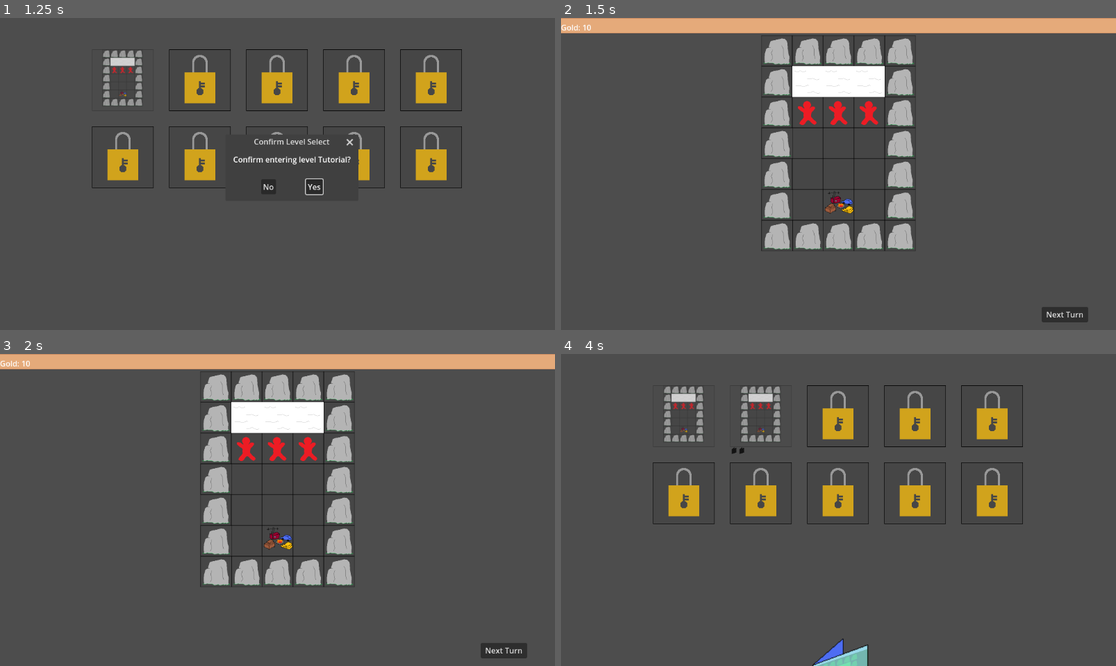
Above: before the commit, frames 1-4 (two rows, left to right).
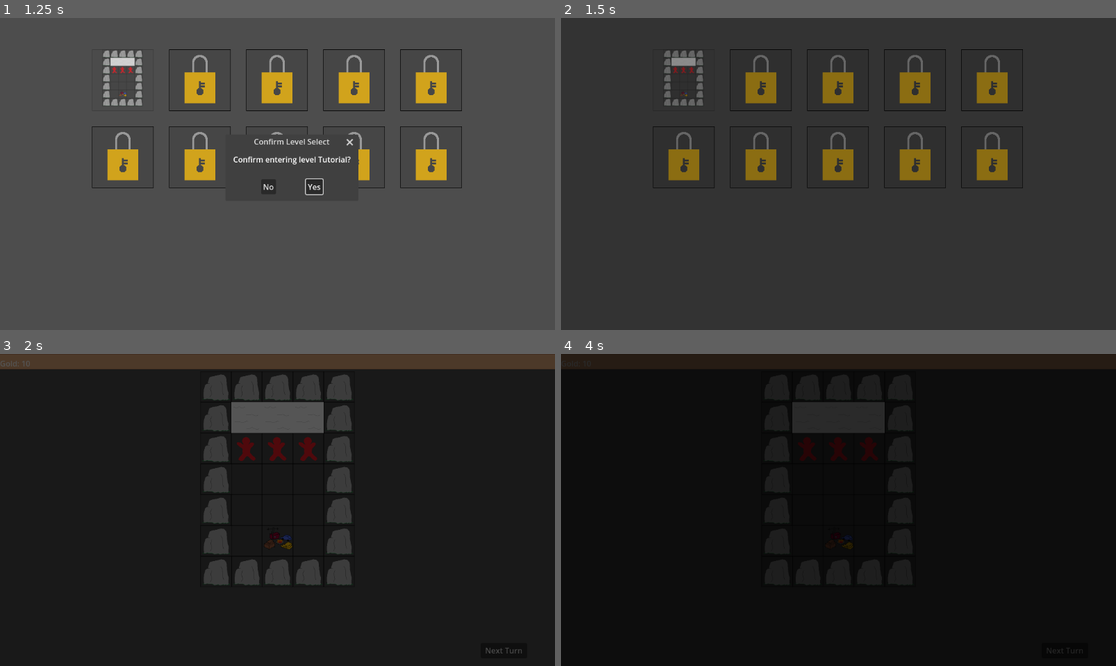
Above: after the commit, the same moments.

Repository: Wayl123/CardPuzzleGame
Game: Godot game, scene res://scene/scene_switcher.tscn
Same seed, same stepped clock (60 frames per second), same inputs: the game is played once before the commit and once after it.
Inputs (mouse positions are in pixels of both pictures, inside the frame that each line leads up to):
- Up to frame 1 (1.25 s): click (122, 80) at 0.5 s
- Up to frame 2 (1.5 s): click "Yes" at 1.25 s
- Up to frame 3 (2 s): no input
- Up to frame 4 (4 s): click "Next Turn" at 2 s; click "Next Turn" at 2.75 s; click (838, 416) at 3.5 s

Frame 1 is identical in both runs. In frame 2, 90% of the frame differs, in the area x 0-100%, y 0-100%; in frame 3, 100%; in frame 4, 99%.

Commit message:
Scene transition animation #35

Diff:
--- a/scene/scene_switcher.tscn
+++ b/scene/scene_switcher.tscn
@@ -1,6 +1,62 @@
-[gd_scene load_steps=2 format=3 uid="uid://bcbny1vrdque5"]
+[gd_scene load_steps=5 format=3 uid="uid://bcbny1vrdque5"]
 
 [ext_resource type="Script" path="res://scripts/SceneSwitcher.gd" id="1_jgvvp"]
 
+[sub_resource type="Animation" id="Animation_xopm7"]
+length = 0.001
+
+[sub_resource type="Animation" id="Animation_r7qjx"]
+resource_name = "fade_in"
+tracks/0/type = "value"
+tracks/0/imported = false
+tracks/0/enabled = true
+tracks/0/path = NodePath("CanvasLayer/ColorRect:color")
+tracks/0/interp = 1
+tracks/0/loop_wrap = true
+tracks/0/keys = {
+"times": PackedFloat32Array(0, 0.5, 1),
+"transitions": PackedFloat32Array(1, 1, 1),
+"update": 0,
+"values": [Color(0, 0, 0, 0), Color(0, 0, 0, 1), Color(0, 0, 0, 0)]
+}
+tracks/1/type = "method"
+tracks/1/imported = false
+tracks/1/enabled = true
+tracks/1/path = NodePath(".")
+tracks/1/interp = 1
+tracks/1/loop_wrap = true
+tracks/1/keys = {
+"times": PackedFloat32Array(0.5),
+"transitions": PackedFloat32Array(1),
+"values": [{
+"args": [],
+"method": &"_set_current_scene"
+}]
+}
+
+[sub_resource type="AnimationLibrary" id="AnimationLibrary_o6ncn"]
+_data = {
+"RESET": SubResource("Animation_xopm7"),
+"transition_fade": SubResource("Animation_r7qjx")
+}
+
 [node name="SceneSwitcher" type="Node" groups=["GlobalData"]]
 script = ExtResource("1_jgvvp")
+
+[node name="CanvasLayer" type="CanvasLayer" parent="."]
+layer = 2
+
+[node name="ColorRect" type="ColorRect" parent="CanvasLayer"]
+anchors_preset = 15
+anchor_right = 1.0
+anchor_bottom = 1.0
+grow_horizontal = 2
+grow_vertical = 2
+mouse_filter = 2
+color = Color(0, 0, 0, 0)
+
+[node name="AnimationPlayer" type="AnimationPlayer" parent="."]
+unique_name_in_owner = true
+libraries = {
+"": SubResource("AnimationLibrary_o6ncn")
+}
--- a/scripts/ConfirmLevelSelect.gd
+++ b/scripts/ConfirmLevelSelect.gd
@@ -5,5 +5,4 @@
 	connect("canceled", Callable(self, "_on_close"))
 
 func _on_close():
-	print("close")
 	queue_free()
--- a/scripts/SceneSwitcher.gd
+++ b/scripts/SceneSwitcher.gd
@@ -1,4 +1,6 @@
 extends Node
+
+@onready var ap = %AnimationPlayer
 
 var LEVELSELECT = preload("res://scene/level_select.tscn")
 
@@ -11,11 +13,13 @@
 var shopDataTemplate = {}
 
 var currentLevel = {}
-var currentScene
+var currentScene : Node2D
+var newScene : Node2D
 
 func _ready() -> void:
 	_load_all_data()
-	_set_current_scene(LEVELSELECT.instantiate())
+	newScene = LEVELSELECT.instantiate()
+	_set_current_scene()
 
 func _load_json_file(filePath : String) -> Dictionary:
 	if FileAccess.file_exists(filePath):
@@ -48,16 +52,17 @@
 func get_deck_data() -> Array:
 	return deckData
 
-func _set_current_scene(pNode : Node2D) -> void:
+func _set_current_scene() -> void:
 	if currentScene:
 		currentScene.queue_free()
-	currentScene = pNode
-	add_child(pNode)
+	currentScene = newScene
+	add_child(newScene)
 
 func select_level(pData : Dictionary) -> void:
 	currentLevel = pData
 	var level = load(pData["scene"]).instantiate()
-	_set_current_scene(level)
+	newScene = level
+	ap.play("transition_fade")
 
 func complete_level(pData : Dictionary, success : bool) -> void:
 	var newDeck = {}
@@ -72,4 +77,5 @@
 			levelData[unlock]["locked"] = false
 
 	var levelSelect = LEVELSELECT.instantiate()
-	_set_current_scene(levelSelect)
+	newScene = levelSelect
+	ap.play("transition_fade")
